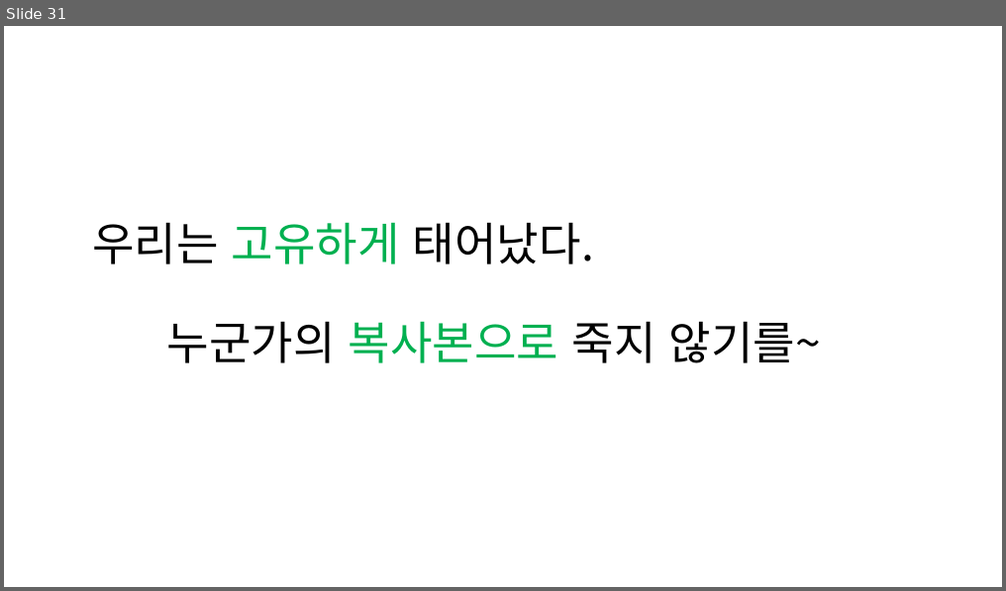
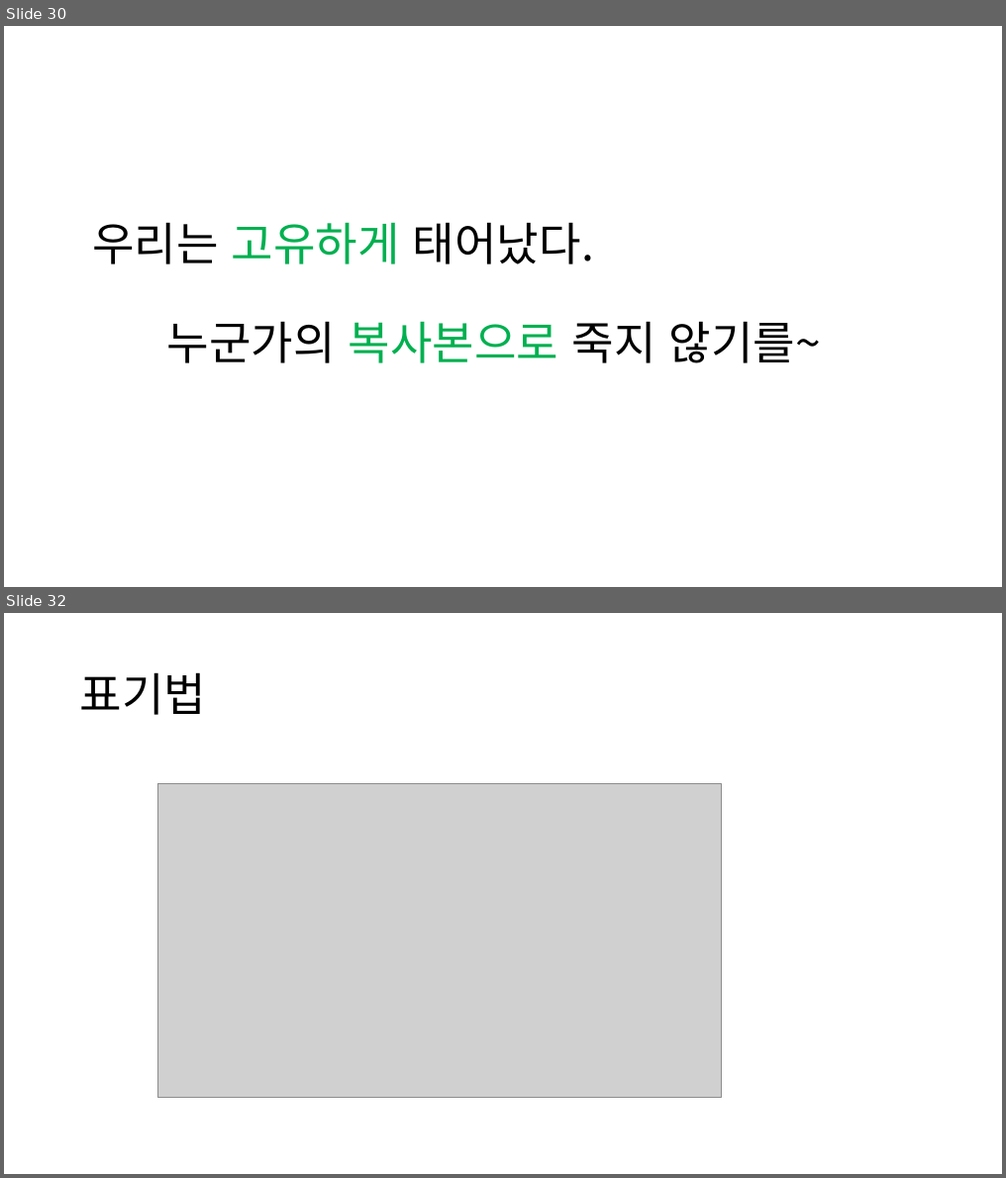
Before and after one commit to xuhu357/DeepLearningGroupStudy, a slide deck: Chapter3_신경망.pptx. Shown one above the other, each under a label of ours: slide 31 before the commit, slides 30 and 32 after it; the slides between them are not shown. The pictures are 1006x591 and 1006x1178 pixels, drawn with LibreOffice and Linux fonts; fonts in the diff are those of the drawing; grey boxes stand for pictures. Boxes give left, top, right and bottom in pixels: in the first picture for what was removed or moved away, otherwise in the second. Text is boxed around its words. In the diff, an @@ line names an element or a change of style, - is before the commit and + after.

```diff
--- a/Chapter3_신경망.pptx
+++ b/Chapter3_신경망.pptx
@@ slide 32 added at (x1=4, y1=613, x2=1002, y2=1174), background #FFFFFF @@
@@ title added at (x1=80, y1=672, x2=206, y2=715), 44 pt, text #000000 @@
+표기법
@@ picture added at (x1=157, y1=784, x2=721, y2=1097) @@
@@ what was slide 31 is now slide 30 @@
```
Also in this commit, not shown: 22 other slides added, 1 slide removed.
